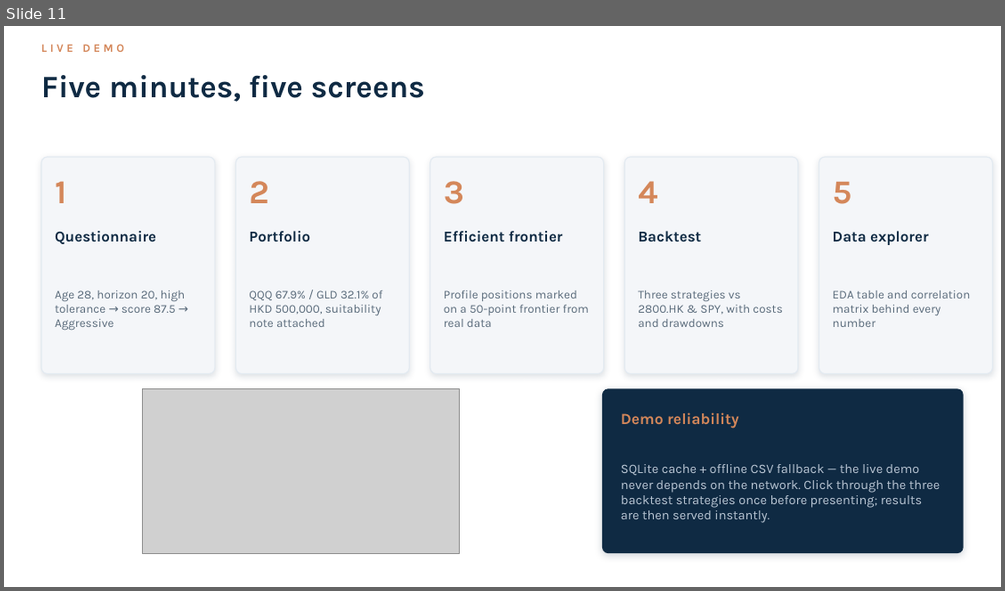
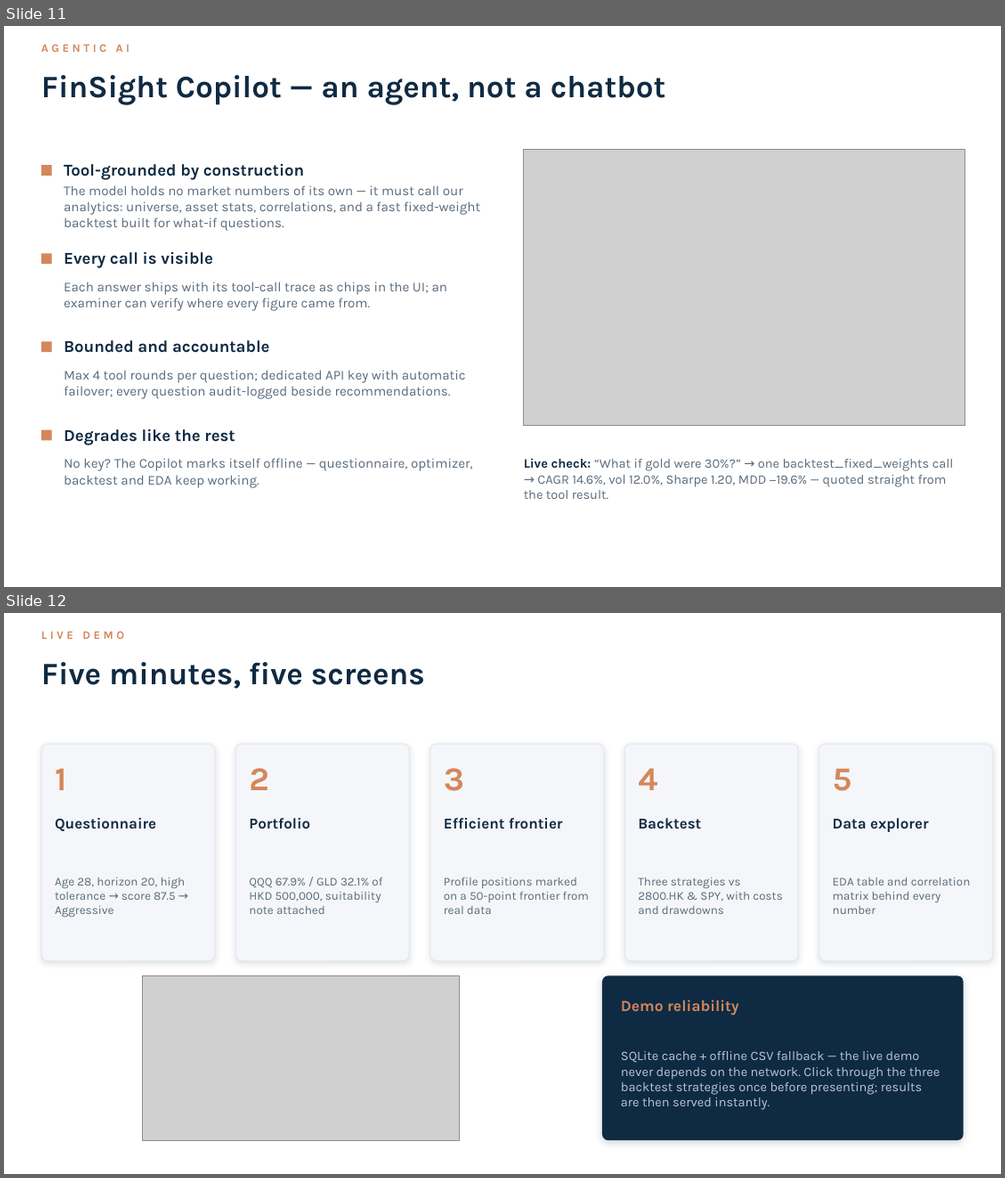
Before and after one commit to fyptesting2005-hash/s236603_COM3115Project, a slide deck: docs/COM3115_Final_Presentation.pptx. Shown one above the other, each under a label of ours: slide 11 before the commit, slides 11 and 12 after it. The pictures are 1005x591 and 1005x1178 pixels, drawn with LibreOffice and Linux fonts; fonts in the diff are those of the drawing; grey boxes stand for pictures. Boxes give left, top, right and bottom in pixels: in the first picture for what was removed or moved away, otherwise in the second. Text is boxed around its words. In the diff, an @@ line names an element or a change of style, - is before the commit and + after.

Commit message:
Docs sync: report adds Agentic AI layer section + 69-test inventory; deck adds Copilot slide (13 slides)

```diff
--- a/docs/COM3115_Final_Presentation.pptx
+++ b/docs/COM3115_Final_Presentation.pptx
@@ slide 11 added at (x1=4, y1=26, x2=1001, y2=587), background #FFFFFF @@
@@ text added at (x1=41, y1=44, x2=129, y2=52), 11 pt, text #D4875A, bold @@
+AGENTIC AI
@@ text added at (x1=41, y1=75, x2=666, y2=105), 30 pt, text #0F2A43, bold @@
+FinSight Copilot — an agent, not a chatbot
@@ picture added at (x1=524, y1=150, x2=965, y2=426) @@
@@ rectangle added at (x1=41, y1=165, x2=52, y2=176), fill #D4875A @@
@@ text added at (x1=64, y1=164, x2=304, y2=180), 16 pt, text #0F2A43, bold @@
+Tool-grounded by construction
@@ text added at (x1=64, y1=185, x2=480, y2=231), 13 pt, text #5A6B7B @@
+The model holds no market numbers of its own — it must call our analytics: universe, asset stats, correlations, and a fast fixed-weight backtest built for what-if questions.
@@ rectangle added at (x1=41, y1=253, x2=52, y2=264), fill #D4875A @@
@@ text added at (x1=64, y1=251, x2=213, y2=268), 16 pt, text #0F2A43, bold @@
+Every call is visible
@@ text added at (x1=64, y1=281, x2=447, y2=311), 13 pt, text #5A6B7B @@
+Each answer ships with its tool-call trace as chips in the UI; an examiner can verify where every figure came from.
@@ rectangle added at (x1=41, y1=342, x2=52, y2=352), fill #D4875A @@
@@ text added at (x1=64, y1=340, x2=270, y2=353), 16 pt, text #0F2A43, bold @@
+Bounded and accountable
@@ text added at (x1=64, y1=370, x2=466, y2=399), 13 pt, text #5A6B7B @@
+Max 4 tool rounds per question; dedicated API key with automatic failover; every question audit-logged beside recommendations.
@@ rectangle added at (x1=41, y1=430, x2=52, y2=440), fill #D4875A @@
@@ text added at (x1=64, y1=428, x2=235, y2=445), 16 pt, text #0F2A43, bold @@
+Degrades like the rest
@@ text added at (x1=64, y1=458, x2=473, y2=488), 13 pt, text #5A6B7B @@
+No key? The Copilot marks itself offline — questionnaire, optimizer, backtest and EDA keep working.
@@ text added at (x1=524, y1=458, x2=954, y2=499), 12.5 pt, text #5A6B7B @@
+Live check: “What if gold were 30%?” → one backtest_fixed_weights call → CAGR 14.6%, vol 12.0%, Sharpe 1.20, MDD −19.6% — quoted straight from the tool result.
@@ what was slide 11 is now slide 12 @@
```
Also in this commit, not shown: 1 slide changed, 2 other files.
